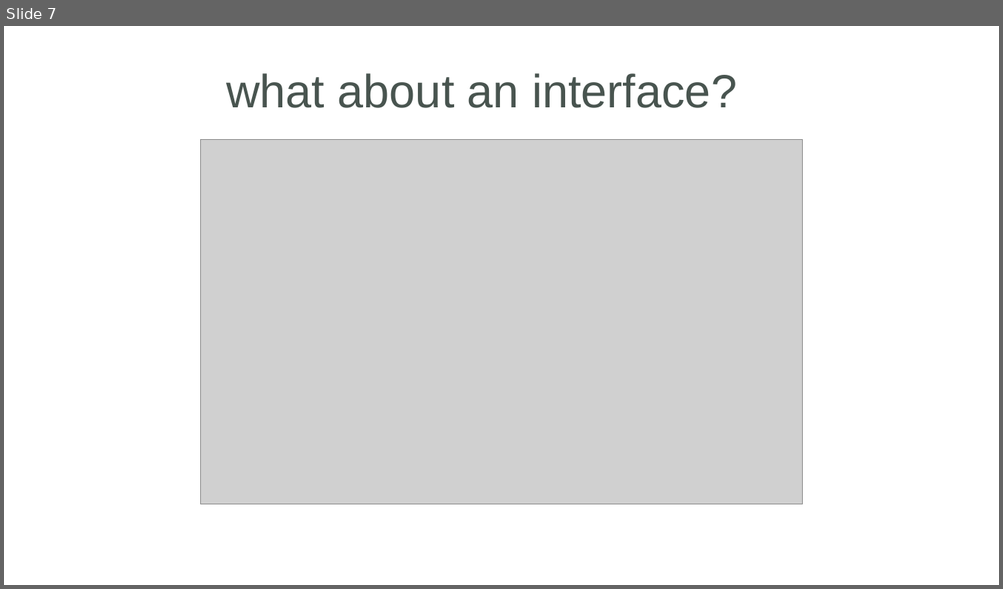
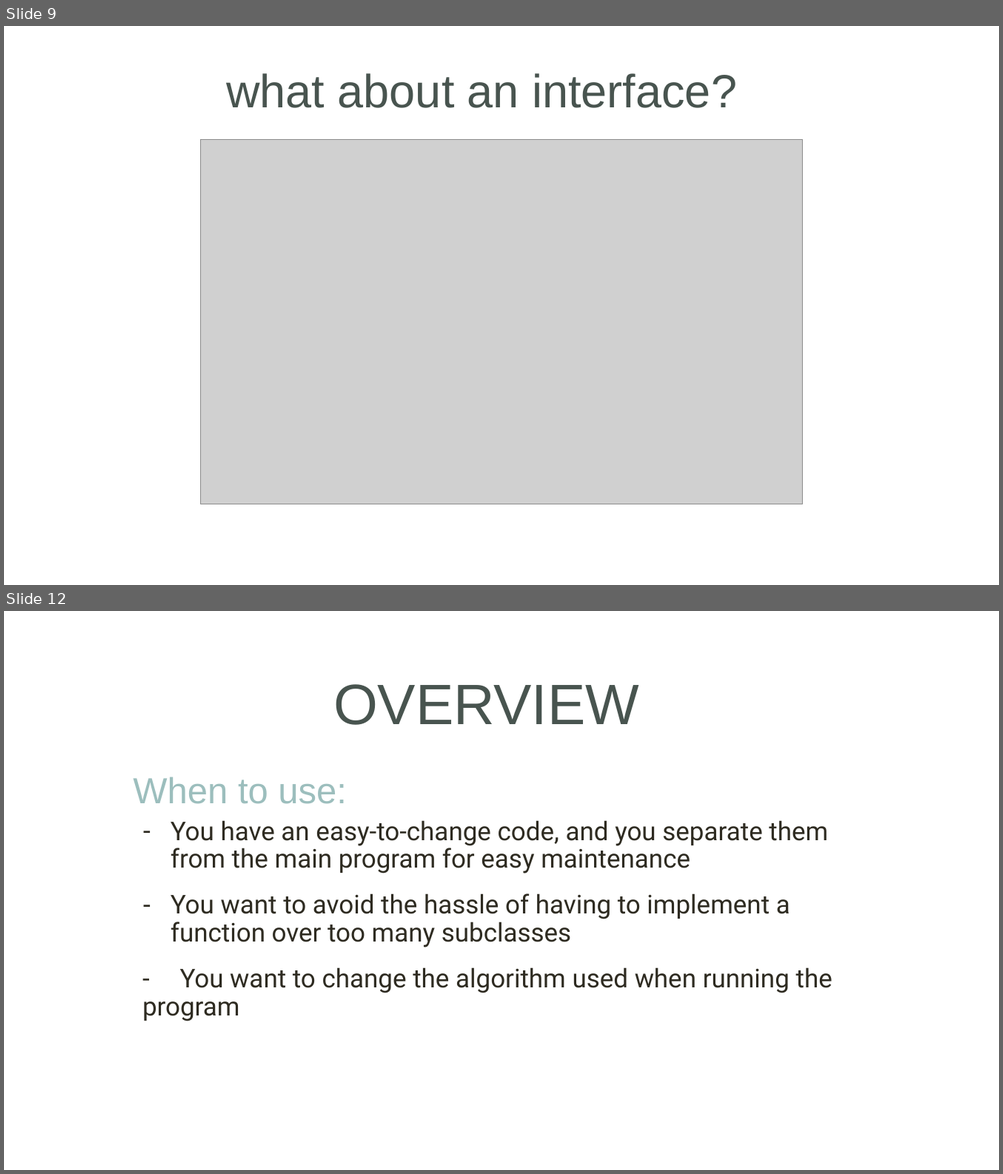
Before and after one commit to ntninh18/crossy-road, a slide deck: seminar/StrategyPattern.pptx. Shown one above the other, each under a label of ours: slide 7 before the commit, slides 9 and 12 after it; the slides between them are not shown. The pictures are 1003x589 and 1003x1174 pixels, drawn with LibreOffice and Linux fonts; fonts in the diff are those of the drawing; grey boxes stand for pictures. Boxes give left, top, right and bottom in pixels: in the first picture for what was removed or moved away, otherwise in the second. Text is boxed around its words. In the diff, an @@ line names an element or a change of style, - is before the commit and + after.

```diff
--- a/seminar/StrategyPattern.pptx
+++ b/seminar/StrategyPattern.pptx
@@ slide 12 added at box(4, 611, 999, 1170), background #FFFFFF @@
@@ text added at box(333, 684, 639, 725), 55 pt, text #48544F @@
+OVERVIEW
@@ text added at box(133, 777, 832, 1022), 25 pt, text #2E2B21 @@
+When to use:
+– You have an easy-to-change code, and you separate them from the main program for easy maintenance
+– You want to avoid the hassle of having to implement a function over too many subclasses
+- You want to change the algorithm used when running the program
@@ what was slide 7 is now slide 9 @@
```
Also in this commit, not shown: 2 slides changed, 12 other slides added, 1 slide removed.
